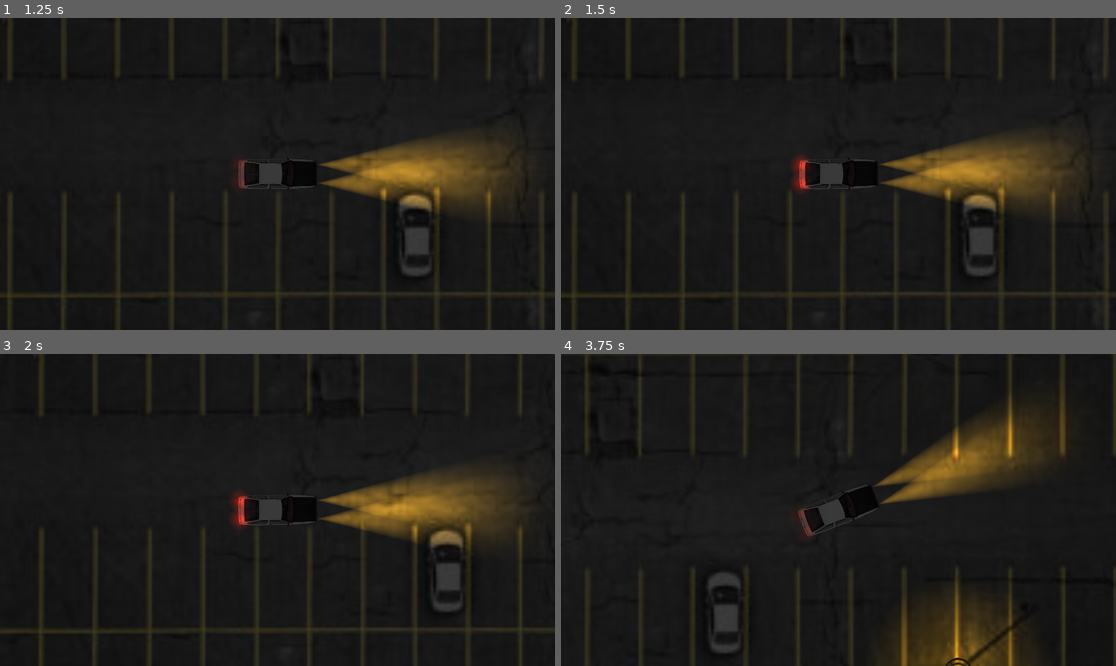
Above: before the commit, frames 1-4 (two rows, left to right).
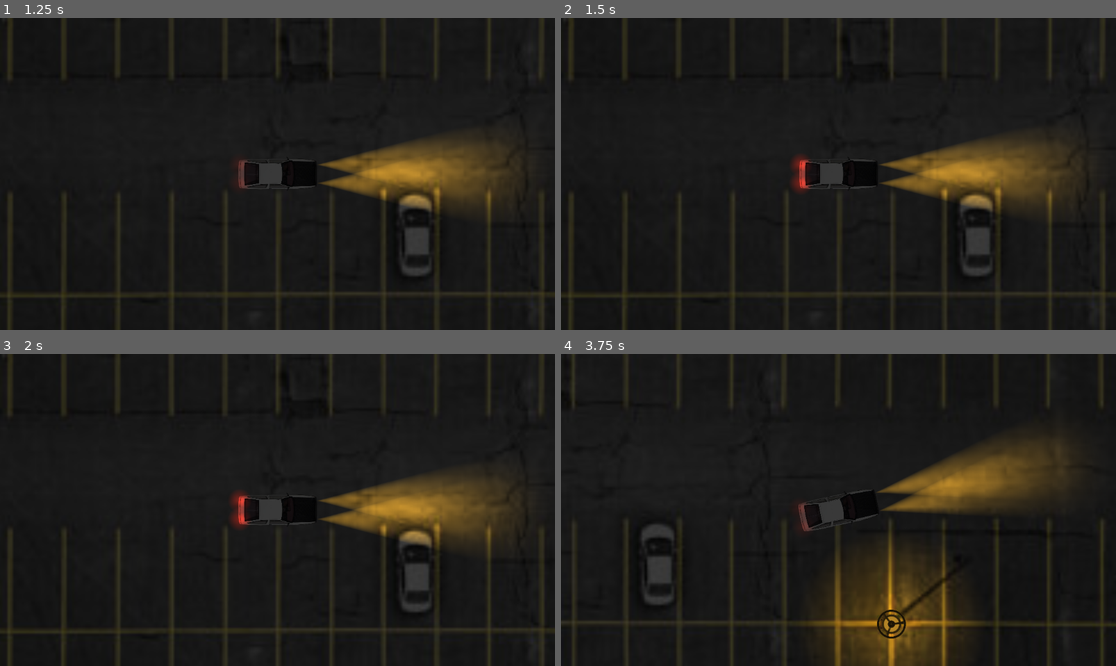
Above: after the commit, the same moments.

Repository: stndaru/initial-tune
Game: Godot game, scene res://scenes/race/TestBed.tscn
Same seed, same stepped clock (60 frames per second), same inputs: the game is played once before the commit and once after it. The project has no main scene, so this scene is started directly.
Inputs:
- Up to frame 1 (1.25 s): tap Enter at 0.5 s; hold Right (ui_right) from 0.53 s (still down)
- Up to frame 2 (1.5 s): tap Space at 1.25 s; release Right (ui_right) at 1.28 s; hold Down (ui_down) from 1.28 s (still down)
- Up to frame 3 (2 s): keep holding Down (ui_down)
- Up to frame 4 (3.75 s): release Down (ui_down) at 2.03 s; hold Right (ui_right) 2.03-2.78 s; hold Up (ui_up) 2.78-3.53 s; hold Left (ui_left) from 3.53 s (still down)

Frame 1 is identical in both runs. In frame 2, 1.7% of the frame differs, in the area x 1-99%, y 0-100%; in frame 3, 4.7%; in frame 4, 18%, in the area x 0-100%, y 0-100%.

Commit message:
Add brakes and preliminary gear function

Diff:
--- a/project.godot
+++ b/project.godot
@@ -48,6 +48,16 @@
 , null, Object(InputEventKey,"resource_local_to_scene":false,"resource_name":"","device":-1,"window_id":0,"alt_pressed":false,"shift_pressed":false,"ctrl_pressed":false,"meta_pressed":false,"pressed":false,"keycode":0,"physical_keycode":90,"key_label":0,"unicode":122,"echo":false,"script":null)
 ]
 }
+ui_shift_up={
+"deadzone": 0.5,
+"events": [Object(InputEventKey,"resource_local_to_scene":false,"resource_name":"","device":-1,"window_id":0,"alt_pressed":false,"shift_pressed":false,"ctrl_pressed":false,"meta_pressed":false,"pressed":false,"keycode":0,"physical_keycode":4194325,"key_label":0,"unicode":0,"echo":false,"script":null)
+]
+}
+ui_shift_down={
+"deadzone": 0.5,
+"events": [Object(InputEventKey,"resource_local_to_scene":false,"resource_name":"","device":-1,"window_id":0,"alt_pressed":false,"shift_pressed":false,"ctrl_pressed":false,"meta_pressed":false,"pressed":false,"keycode":0,"physical_keycode":4194326,"key_label":0,"unicode":0,"echo":false,"script":null)
+]
+}
 
 [rendering]
 
--- a/scenes/car/CharacterBody2D.gd
+++ b/scenes/car/CharacterBody2D.gd
@@ -5,6 +5,12 @@
 var turn_rate = 0.5 # Rate of change for turn
 var gas = 0 # Rate at which rpm increases
 var gas_rate = 0.5 # Rate of change for gas
+var debugs = Vector2.ZERO
+
+# Gearing
+var gear = 0
+var gear_index = 1
+var gear_shift = ["R" ,0 ,1 ,2 ,3 ,4 ,5]
 
 # Steering Property
 var steer_angle = 0
@@ -27,11 +33,14 @@
 var torque = 0
 
 # Car Friction and Drag
+var counter_force = Vector2.ZERO
 var friction = -0.9
+var friction_force = Vector2.ZERO
 var drag = -0.0015
+var drag_force = Vector2.ZERO
 
 # Reverse and Brake
-var brake_power = -450
+var brake_power = -2.5
 var max_speed_reverse = 2500
 
 # Traction
@@ -45,9 +54,27 @@
 func _ready():
 	wheel_base = get_node("CollisionShape2D").get_shape().get_height() - (get_node("CollisionShape2D").get_shape().get_height() * 0.15)
 
+func _input(event):
+	if event.is_action_pressed("ui_shift_up") || event.is_action_pressed("ui_shift_down"):
+		if event.is_action_pressed("ui_shift_up"):
+			gear_index = clamp(gear_index + 1, 0, gear_shift.size()-1)
+		elif event.is_action_pressed("ui_shift_down"):
+			gear_index = clamp(gear_index - 1, 0, gear_shift.size()-1)
+		process_gear()
+
 func _physics_process(delta):
-	print(torque)
+	print("TORQUE:", torque, \
+			" RPM:", snapped(rpm, 0.01), " SPEED:", snapped(velocity.length(),0.01), \
+			" GEAR:", gear, \
+			" || ", \
+			" INTPLT:", debugs) #, \
+			#" ACC:", snapped(acceleration.length(), 0.01), \
+			#" CTR:", snapped(counter_force.length(), 0.01), \
+			#" FR:", snapped(friction_force.length(), 0.01), \
+			#" DRG:", snapped(drag_force.length(), 0.01))
+
 	acceleration = Vector2.ZERO
+	counter_force = Vector2.ZERO
 	get_input()
 	apply_friction()
 	calculate_steering(delta)
@@ -55,7 +82,10 @@
 	# As there is no Force in CharacterBody2D, use velocity instead
 	# Velocity is the direction based on force on x and force on y,
 	# somehow need way to make this a quadratic curve
-	velocity += acceleration / weight * delta
+	if counter_force.length() > acceleration.length() and velocity.is_zero_approx():
+		velocity = Vector2.ZERO
+	else:
+		velocity += (acceleration + counter_force) / weight * delta
 	move_and_slide()
 
 # TODO Change input from using turn_rate to 0 and 1 and use axis for joystick support
@@ -76,24 +106,26 @@
 		steer_angle = move_toward(steer_angle, 0, steer_decay)
 		turn = move_toward(turn, 0, steer_decay)
 
-	# gas currently useless :/ - it affects torque and accel, but not felt much
-	# maybe the rpm not smooth enough? I think need to implement the axis for gas
 	if Input.is_action_pressed("ui_up"):
-		gas += gas_rate
-		rpm = clamp(
-			lerpf(rpm, rpm+gas, rpm_delay)
-			, 0, max_rpm)
+		gas = clamp(gas + gas_rate, 0, max_rpm)
+		debugs = debugs.bezier_interpolate(Vector2(0.58, 0.28), Vector2(0.41, 0.86), velocity, 1)
+		#rpm = clamp(
+			#lerpf(rpm, rpm+gas, rpm_delay)
+			#, 0, max_rpm)
 	else:
 		gas = move_toward(gas, 0, gas_rate)
-		rpm = move_toward(rpm, 0, rpm_decay)
+		#rpm = move_toward(rpm, 0, rpm_decay)
 
-	# transform.x is direction of force
-	torque = rpm * engine_power
+	# transform.x is direction of force horizontally (going forward)
+	torque = gas * engine_power
+	rpm = velocity.length()
 	acceleration = transform.x * torque
 
 	if Input.is_action_pressed("ui_down"):
-		acceleration = transform.x * brake_power
+		counter_force += velocity * brake_power
 
+func process_gear():
+	gear = gear_shift[gear_index]
 
 func calculate_steering(delta):
 	# Set the Wheel Positions
@@ -121,12 +153,14 @@
 		velocity = Vector2.ZERO
 
 	# Frr  = v * Crr
-	var friction_force = velocity * friction
+	friction_force = velocity * friction
 	# Fdrag = v * |v| * Cdrag
-	var drag_force = velocity * velocity.length() * drag
+	drag_force = velocity * velocity.length() * drag
 
 	if velocity.length() < 100:
 		friction_force *= 3
+	elif velocity.length() > 500 and acceleration == Vector2.ZERO:
+		friction_force *= 0.5
 
 	# Flong += Frr + Fdrag
-	acceleration += drag_force + friction_force
+	counter_force += drag_force + friction_force
--- /dev/null
+++ b/scenes/car/engine/Engine.gd
@@ -0,0 +1,12 @@
+extends Node2D
+
+# Car Engine Data
+var engine_power = 500  # Forward acceleration force.
+var acceleration = Vector2.ZERO
+
+# Engine Property
+var rpm = 0
+var max_rpm = 7
+var rpm_decay = 0.5
+var rpm_delay = 0.8 # Delay of rpm following gas input
+var torque = 0
--- /dev/null
+++ b/scenes/car/engine/Engine.tscn
@@ -0,0 +1,6 @@
+[gd_scene load_steps=2 format=3 uid="uid://bbmkp4m8wjgfq"]
+
+[ext_resource type="Script" path="res://scenes/car/engine/Engine.gd" id="1_aofac"]
+
+[node name="Engine" type="Node2D"]
+script = ExtResource("1_aofac")
